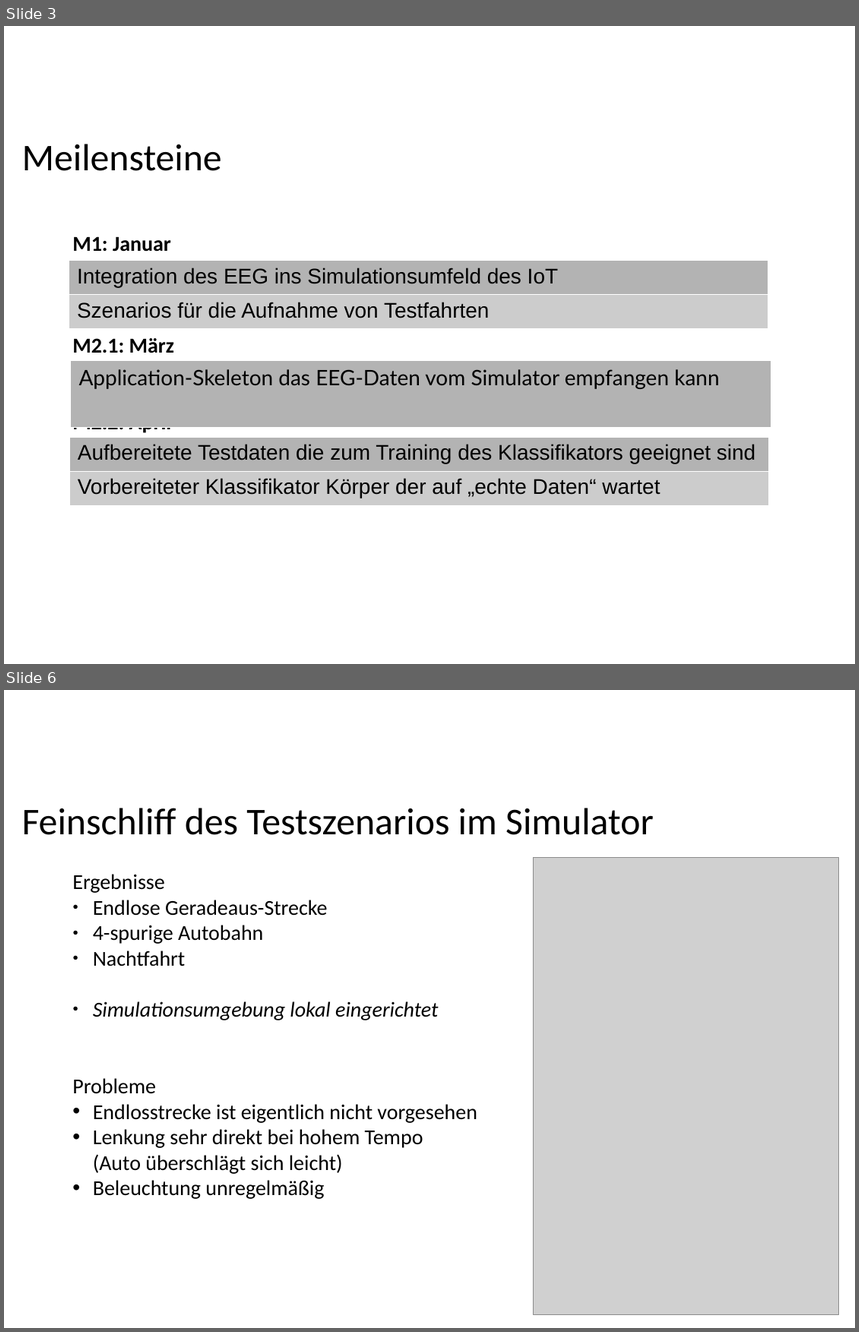
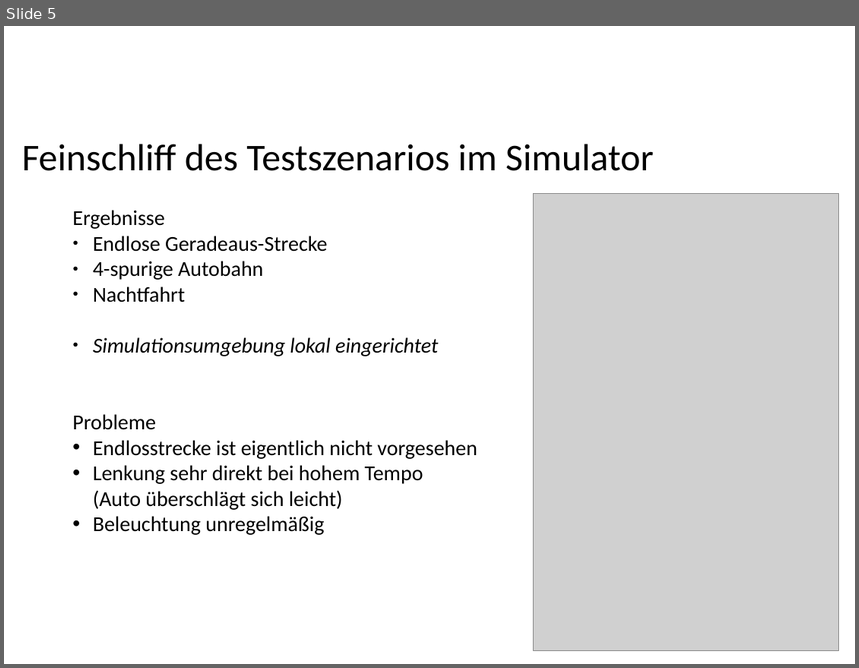
Before and after one commit to ppasler/current-adas, a slide deck: project/Zwischenstand.odp. Shown one above the other, each under a label of ours: slides 3 and 6 before the commit, slide 5 after it; the slides between them are not shown. The pictures are 859x1332 and 859x668 pixels, drawn with LibreOffice and Linux fonts; fonts in the diff are those of the drawing; grey boxes stand for pictures; background and template pictures are left out. Boxes give left, top, right and bottom in pixels: in the first picture for what was removed or moved away, otherwise in the second. Text is boxed around its words. In the diff, an @@ line names an element or a change of style, - is before the commit and + after.

```diff
--- a/project/Zwischenstand.odp
+++ b/project/Zwischenstand.odp
@@ slide 3 removed at (x1=4, y1=26, x2=855, y2=664), background #FFFFFF @@
@@ text removed at (x1=22, y1=144, x2=222, y2=171) @@
-Meilensteine
@@ text removed at (x1=72, y1=237, x2=174, y2=435) @@
-M1: Januar
-M2.1: März
-M2.2: April
@@ table removed at (x1=69, y1=260, x2=769, y2=328), 2 rows, 1 columns @@
-Integration des EEG ins Simulationsumfeld des IoT
-Szenarios für die Aufnahme von Testfahrten
@@ table removed at (x1=70, y1=360, x2=771, y2=396), 1 rows, 1 columns @@
-Application-Skeleton das EEG-Daten vom Simulator empfangen kann
@@ table removed at (x1=69, y1=437, x2=769, y2=506), 2 rows, 1 columns @@
-Aufbereitete Testdaten die zum Training des Klassifikators geeignet sind
-Vorbereiteter Klassifikator Körper der auf „echte Daten“ wartet
@@ what was slide 6 is now slide 5 @@
```
Also in this commit, not shown: 3 slides changed.
